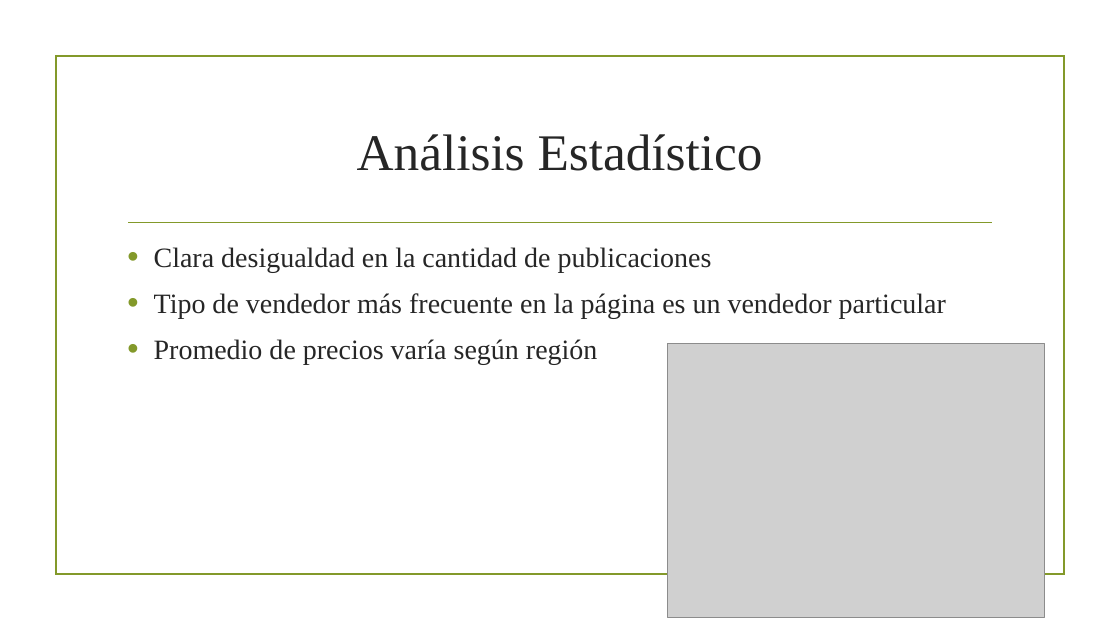
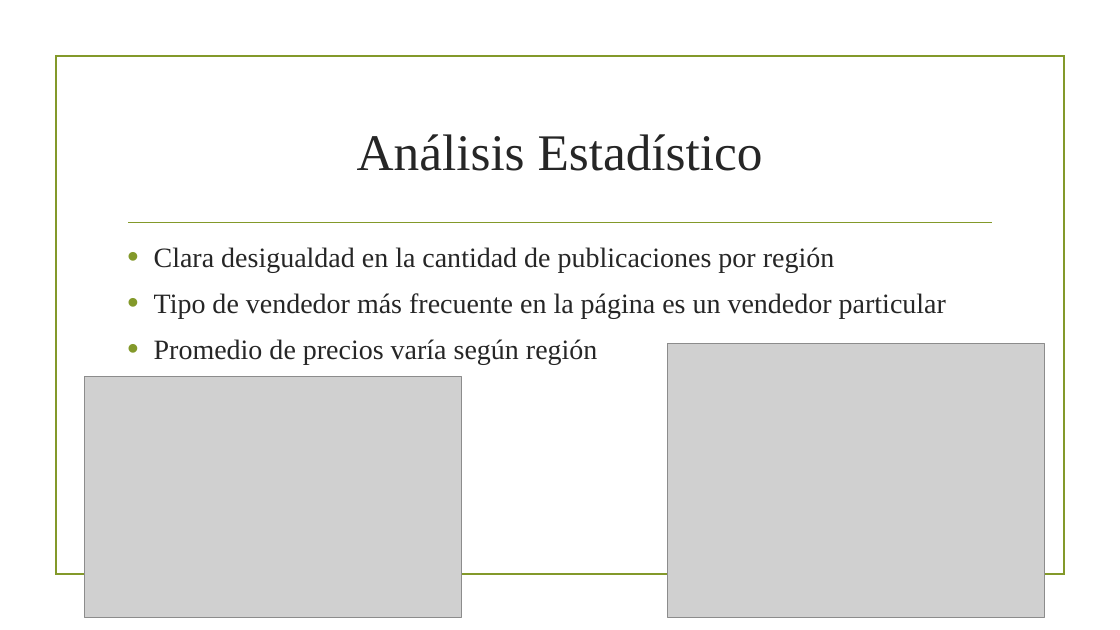
Before and after one commit to AlonsoCasanova/Proyecto-IMT2200, a slide deck: slide 6 of presentacion.pptx. Drawn at 1120x630 pixels with LibreOffice and Linux fonts; fonts in the diff are those of the drawing; grey boxes stand for pictures; background and template pictures are left out. Boxes give left, top, right and bottom in pixels: in the first picture for what was removed or moved away, otherwise in the second. Text is boxed around its words. In the diff, an @@ line names an element or a change of style, - is before the commit and + after.

```diff
--- a/presentacion.pptx
+++ b/presentacion.pptx
@@ text at (154, 247, 835, 272): text changed @@
-• Clara desigualdad en la cantidad de publicaciones
+• Clara desigualdad en la cantidad de publicaciones por región
@@ picture added at (85, 376, 462, 618) @@
```
Also in this commit, not shown: 2 other slides changed, 1 other file.
